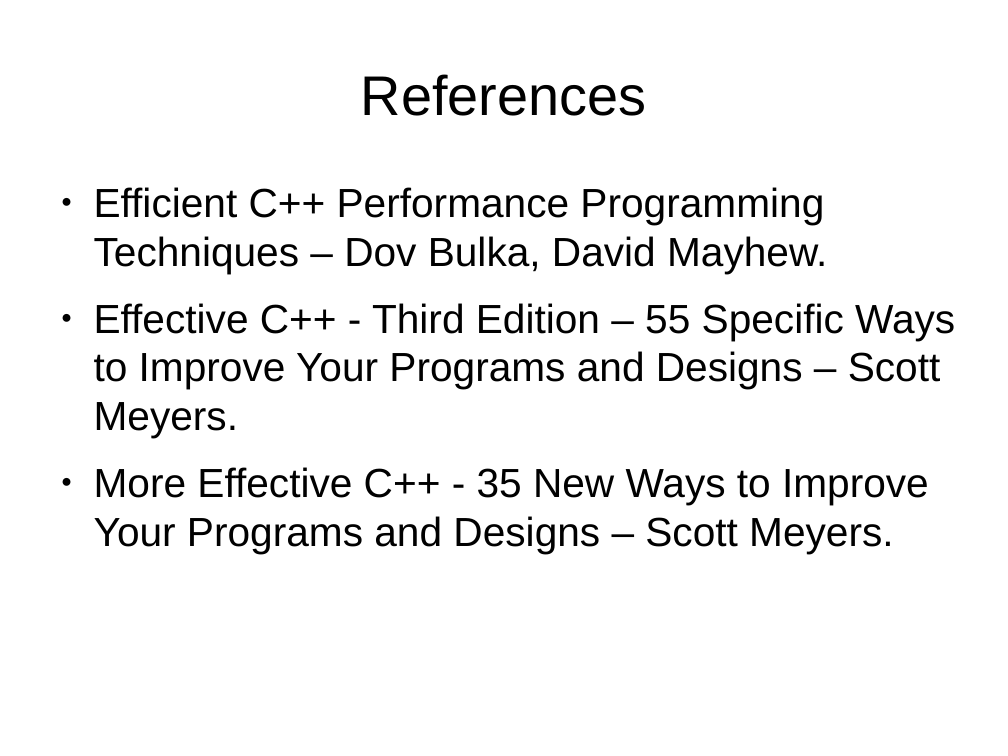
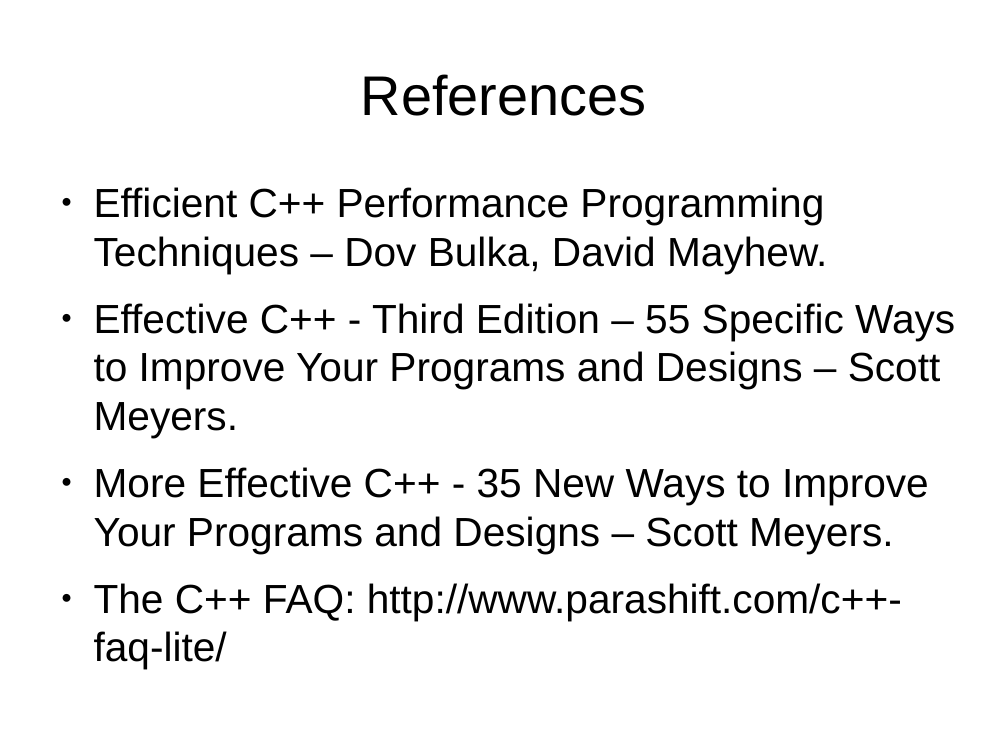
Before and after one commit to veltzer/demos-linux, a slide deck: slide 60 of multi_core/effective_cplusplus.odp (slide 29 before the commit). Drawn at 1008x756 pixels with LibreOffice and Linux fonts; fonts in the diff are those of the drawing. Boxes give left, top, right and bottom in pixels: in the first picture for what was removed or moved away, otherwise in the second. Text is boxed around its words. In the diff, an @@ line names an element or a change of style, - is before the commit and + after.

```diff
--- a/multi_core/effective_cplusplus.odp
+++ b/multi_core/effective_cplusplus.odp
@@ text at (94, 583, 902, 669): paragraph added @@
+● The C++ FAQ: http://www.parashift.com/c++-faq-lite/
```
Also in this commit, not shown: 6 other slides changed, 31 slides added, 3 other files.
